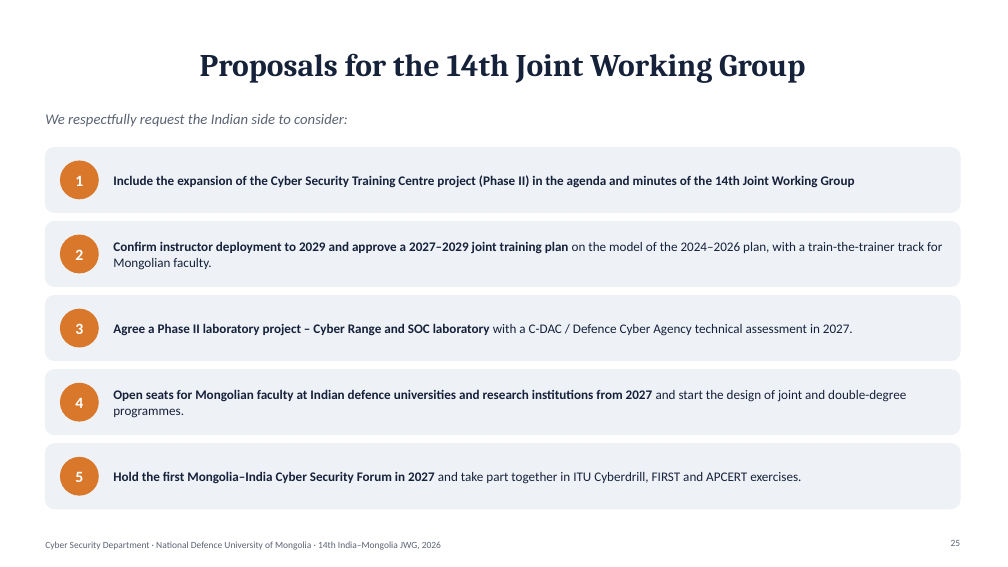
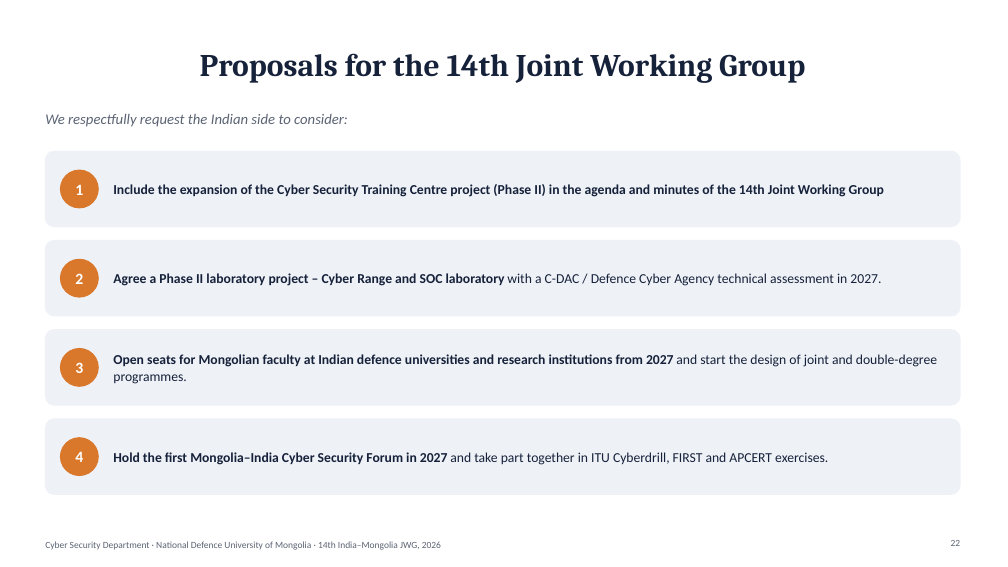
Before and after one commit to Cyber0101010101/research-material, a slide deck: slide 22 of india-cyber-cooperation/india_mongolia_cyber_cooperation.pptx (slide 25 before the commit). Drawn at 1008x567 pixels with LibreOffice and Linux fonts; fonts in the diff are those of the drawing. Boxes give left, top, right and bottom in pixels: in the first picture for what was removed or moved away, otherwise in the second. Text is boxed around its words. In the diff, an @@ line names an element or a change of style, - is before the commit and + after.

```diff
--- a/india-cyber-cooperation/india_mongolia_cyber_cooperation.pptx
+++ b/india-cyber-cooperation/india_mongolia_cyber_cooperation.pptx
@@ rounded rectangle resized from (x1=45, y1=147, x2=960, y2=212) to (x1=45, y1=151, x2=960, y2=227) @@
@@ text "1" moved from (x1=75, y1=176, x2=83, y2=186) to (x1=75, y1=185, x2=83, y2=195) @@
@@ ellipse moved from (x1=60, y1=161, x2=98, y2=199) to (x1=60, y1=170, x2=98, y2=208) @@
@@ rounded rectangle resized from (x1=45, y1=222, x2=960, y2=287) to (x1=45, y1=240, x2=960, y2=316) @@
@@ text "2" moved from (x1=75, y1=249, x2=83, y2=260) to (x1=75, y1=273, x2=83, y2=284) @@
@@ ellipse moved from (x1=60, y1=235, x2=98, y2=273) to (x1=60, y1=259, x2=98, y2=297) @@
@@ size 12.5 to 13 pt in 4 elements at (x1=113, y1=184, x2=884, y2=197), (x1=113, y1=452, x2=828, y2=465), (x1=113, y1=354, x2=937, y2=384), (x1=113, y1=273, x2=881, y2=286) @@
@@ text "Agree a Phase II laboratory ..." moved from (x1=113, y1=323, x2=853, y2=336) to (x1=113, y1=273, x2=881, y2=286) @@
@@ text removed at (x1=113, y1=241, x2=942, y2=270) @@
-Confirm instructor deployment to 2029 and approve a 2027–2029 joint training plan on the model of the 2024–2026 plan, with a train-the-trainer track for Mongolian faculty.
@@ rounded rectangle resized from (x1=45, y1=296, x2=960, y2=361) to (x1=45, y1=330, x2=960, y2=405) @@
@@ text "3" moved from (x1=75, y1=323, x2=83, y2=334) to (x1=75, y1=362, x2=83, y2=373) @@
@@ ellipse moved from (x1=60, y1=309, x2=98, y2=347) to (x1=60, y1=349, x2=98, y2=386) @@
@@ text "Open seats for Mongolian faculty ..." moved from (x1=113, y1=389, x2=906, y2=418) to (x1=113, y1=354, x2=937, y2=384) @@
@@ proportions changed in 4 elements at (x1=45, y1=151, x2=960, y2=227), (x1=45, y1=240, x2=960, y2=316), (x1=45, y1=330, x2=960, y2=405), (x1=45, y1=419, x2=960, y2=495) @@
@@ rounded rectangle resized from (x1=45, y1=370, x2=960, y2=435) to (x1=45, y1=419, x2=960, y2=495) @@
@@ rounded rectangle removed at (x1=45, y1=444, x2=960, y2=509) @@
@@ text "4" moved from (x1=75, y1=397, x2=83, y2=408) to (x1=75, y1=451, x2=83, y2=462) @@
@@ ellipse moved from (x1=60, y1=383, x2=98, y2=421) to (x1=60, y1=438, x2=98, y2=476) @@
@@ text "Hold the first Mongolia–India Cyber ..." moved from (x1=113, y1=471, x2=801, y2=484) to (x1=113, y1=452, x2=828, y2=465) @@
@@ ellipse removed at (x1=60, y1=457, x2=98, y2=495) @@
@@ text removed at (x1=75, y1=471, x2=83, y2=482) @@
-5
@@ page number at (x1=951, y1=540, x2=961, y2=546): text changed @@
-25
+22
```
Also in this commit, not shown: 6 other slides changed, 3 slides removed, 12 other files.
